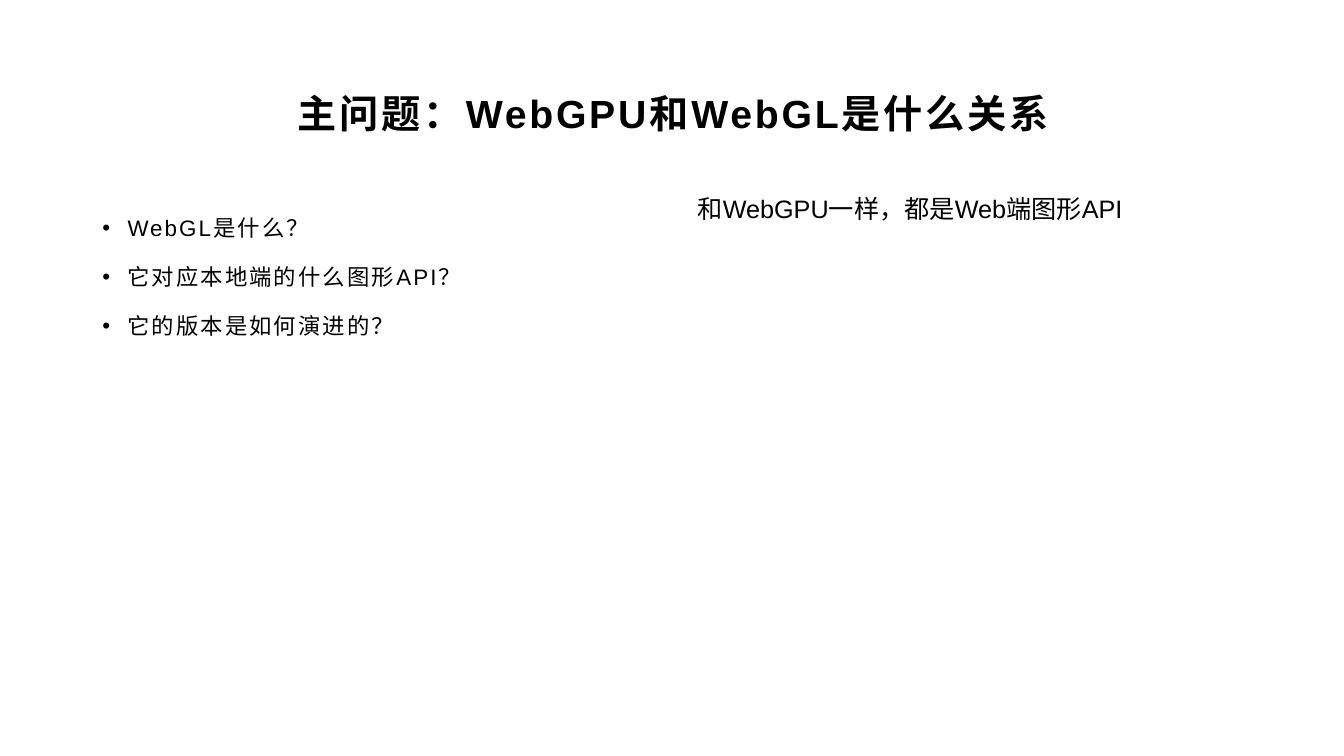
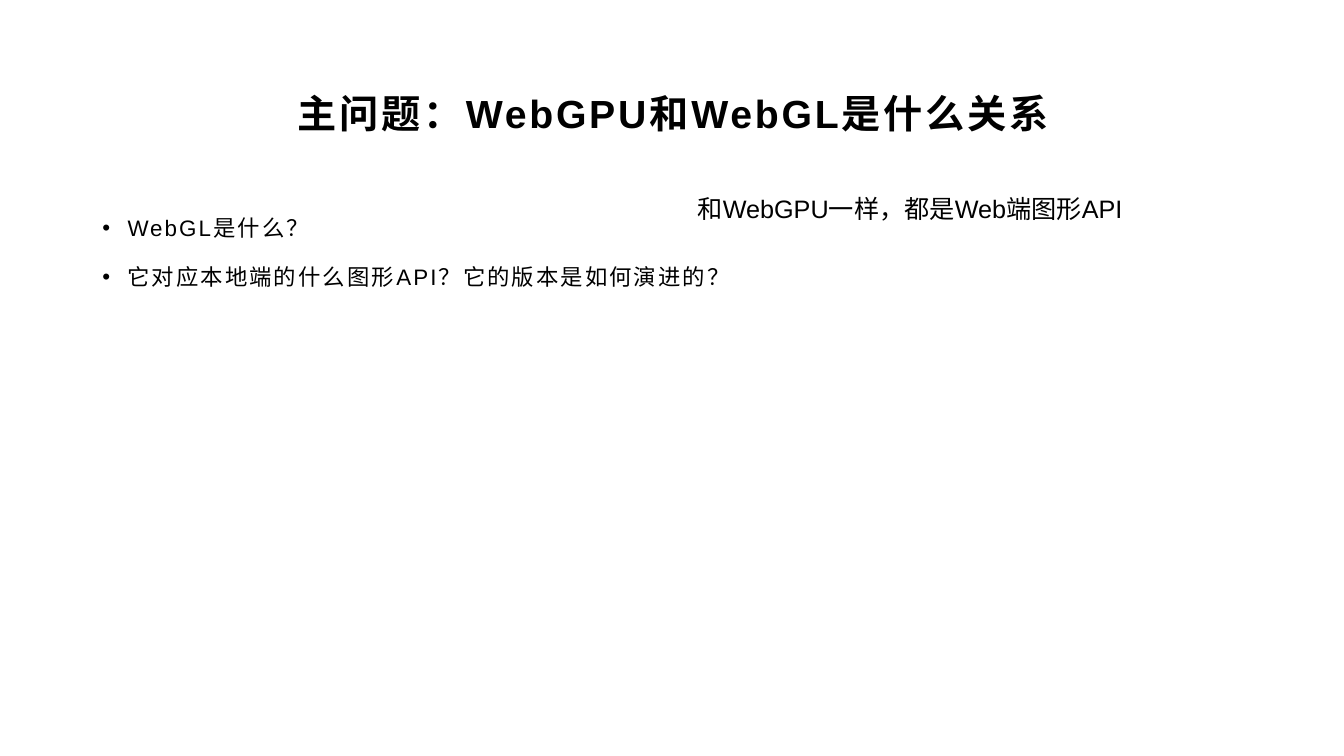
Before and after one commit to yyc-git/PotorealisticRenderEdu-3, a slide deck: slide 11 of lessons/2_triangle/ppt/WebGPU介绍和使用光栅化管线绘制一个三角形.pptx. Drawn at 1344x756 pixels with LibreOffice and Linux fonts; fonts in the diff are those of the drawing; background and template pictures are left out. Boxes give left, top, right and bottom in pixels: in the first picture for what was removed or moved away, otherwise in the second. Text is boxed around its words. In the diff, an @@ line names an element or a change of style, - is before the commit and + after.

```diff
--- a/lessons/2_triangle/ppt/WebGPU介绍和使用光栅化管线绘制一个三角形.pptx
+++ b/lessons/2_triangle/ppt/WebGPU介绍和使用光栅化管线绘制一个三角形.pptx
@@ text at <box>128,266,729,287</box>: text changed @@
-• 它对应本地端的什么图形API？
-• 它的版本是如何演进的？
+• 它对应本地端的什么图形API？它的版本是如何演进的？
```
Also in this commit, not shown: 7 other slides changed, 1 slide added, 1 other file.
